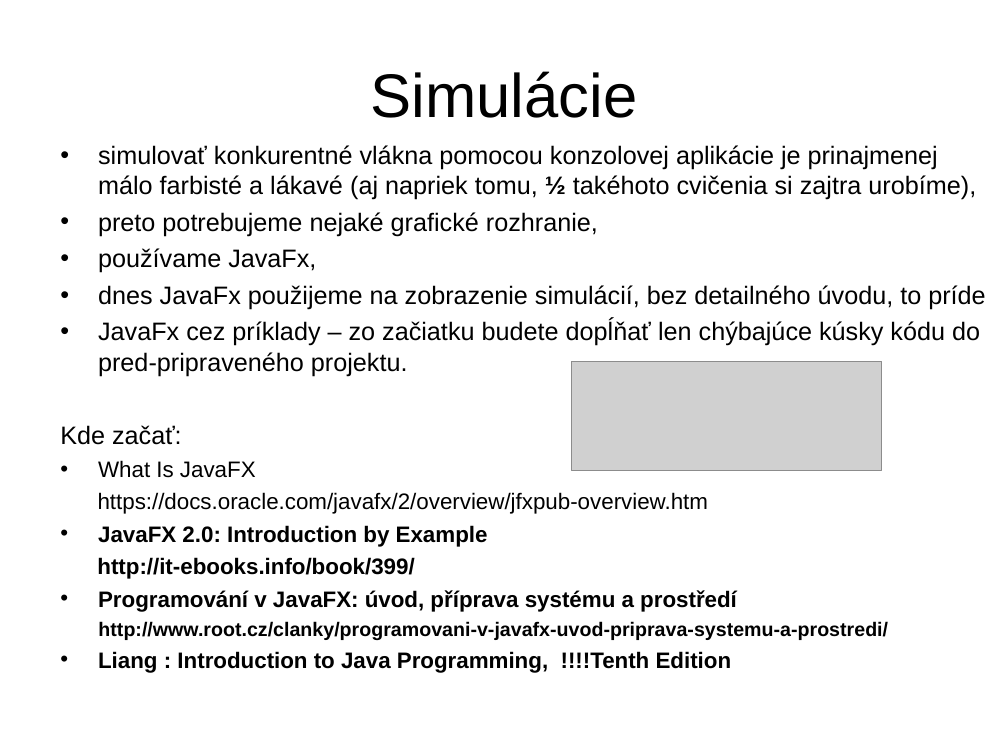
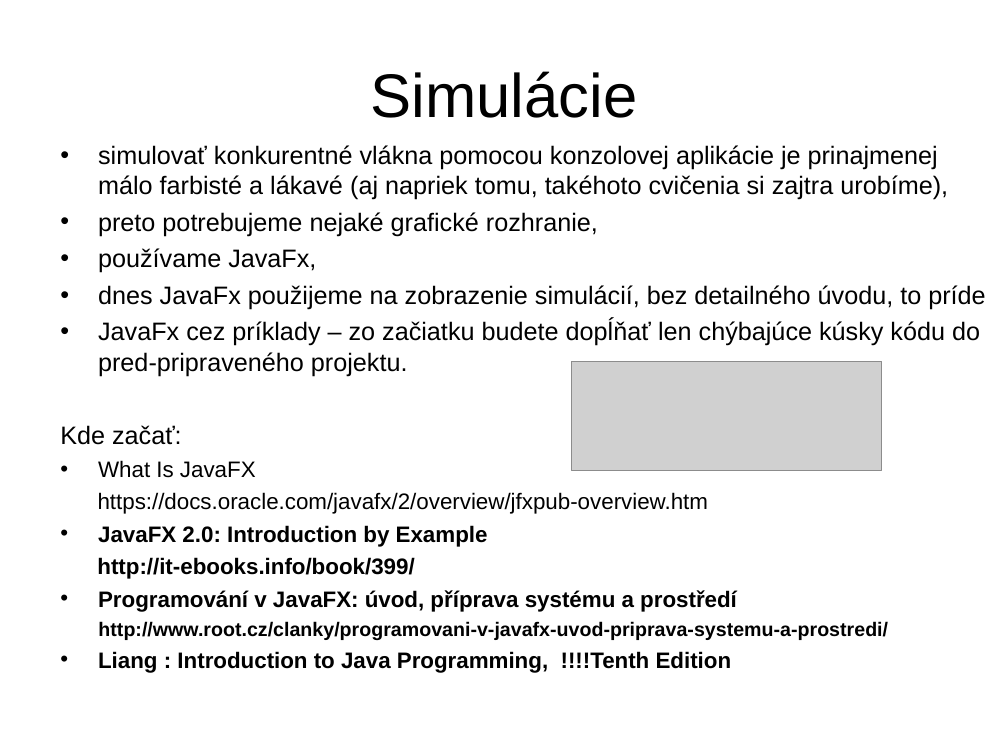
Before and after one commit to Programovanie4/Prednasky, a slide deck: slide 17 of 09/09_java.ppt (slide 15 before the commit). Drawn at 1008x756 pixels with LibreOffice and Linux fonts; fonts in the diff are those of the drawing; grey boxes stand for pictures. Boxes give left, top, right and bottom in pixels: in the first picture for what was removed or moved away, otherwise in the second. Text is boxed around its words. In the diff, an @@ line names an element or a change of style, - is before the commit and + after.

```diff
--- a/09/09_java.ppt
+++ b/09/09_java.ppt
@@ text at (98,145,948,200): text changed @@
-• simulovať konkurentné vlákna pomocou konzolovej aplikácie je prinajmenej málo farbisté a lákavé (aj napriek tomu, ½ takéhoto cvičenia si zajtra urobíme),
+• simulovať konkurentné vlákna pomocou konzolovej aplikácie je prinajmenej málo farbisté a lákavé (aj napriek tomu, takéhoto cvičenia si zajtra urobíme),
```
Also in this commit, not shown: 1 other slide changed, 2 slides added, 1 slide removed, 1 other file.
